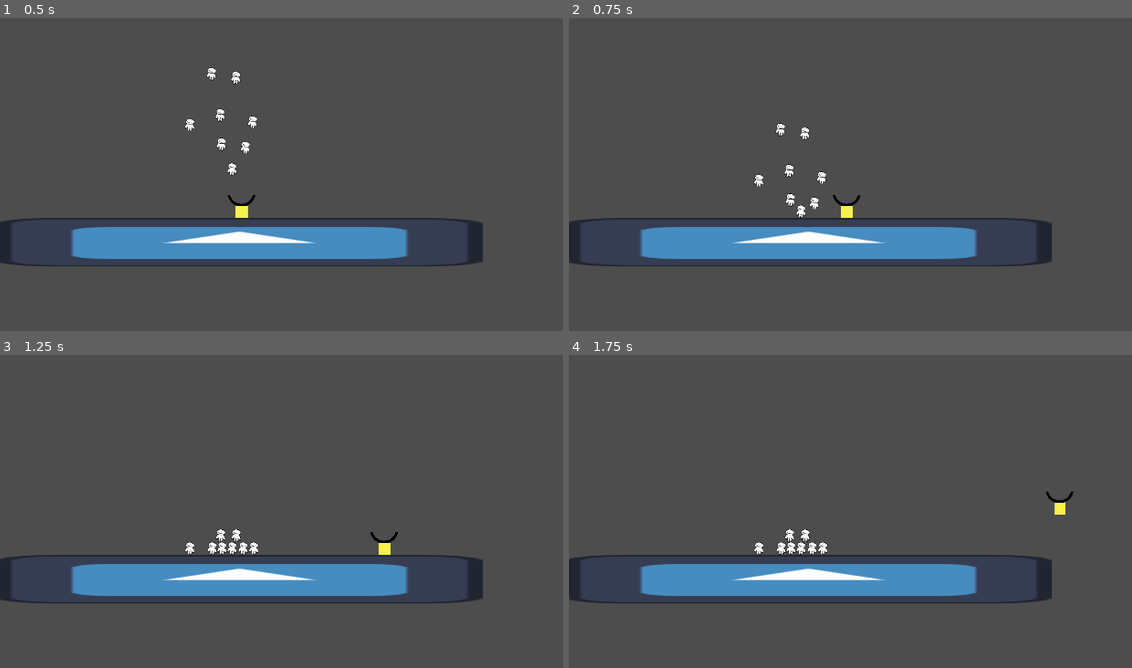
Above: before the commit, frames 1-4 (two rows, left to right).
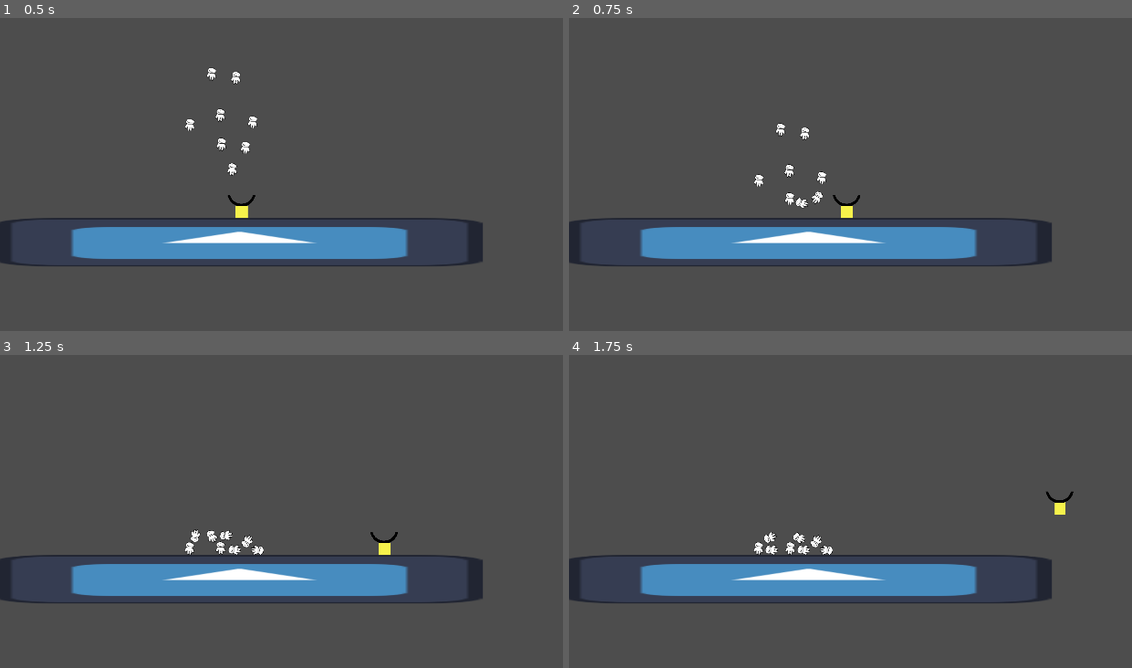
Above: after the commit, the same moments.

Repository: ValorZard/RainyPlatformer
Game: Godot game, scene res://Scenes/testPhysics.tscn
The game is run twice, just before and just after one commit, with the same random seed, the same clock (stepped at 60 frames per second) and the same inputs. This scene is started directly instead of the project's main scene. The engine's default icon, where the game draws it, is replaced by a stand-in: a white triangle on a blue panel in a dark square.
Inputs:
- Up to frame 1 (0.5 s): no input
- Up to frame 2 (0.75 s): hold Right (ui_right) from 0.53 s (still down)
- Up to frame 3 (1.25 s): keep holding Right (ui_right); tap Space (jump) at 0.77 s
- Up to frame 4 (1.75 s): keep holding Right (ui_right); tap Space (jump) at 1.52 s

Frame 1 is identical in both runs. In frame 2, 0.2% of the frame differs, in the area x 38-46%, y 55-64%; in frame 3, 0.5%; in frame 4, 0.5%, in the area x 32-47%, y 55-64%.

Commit message:
added scoop collision

Diff:
--- a/Scenes/testPhysics.tscn
+++ b/Scenes/testPhysics.tscn
@@ -1,11 +1,18 @@
-[gd_scene load_steps=6 format=3 uid="uid://ct4wjes67om1"]
+[gd_scene load_steps=8 format=3 uid="uid://ct4wjes67om1"]
 
 [ext_resource type="PackedScene" uid="uid://di7p6wgg3v4fj" path="res://Platforms/TestPlatform.tscn" id="1_5885n"]
 [ext_resource type="PackedScene" uid="uid://cfpv8m0lwxvea" path="res://Actors/person.tscn" id="2_tqh3s"]
 [ext_resource type="PackedScene" uid="uid://cvboky6pqlyk0" path="res://Player/Player.tscn" id="4_2o081"]
 [ext_resource type="Texture2D" uid="uid://c3ryvuqs1rsum" path="res://Art/TestScoop.png" id="4_c4mpt"]
 
-[sub_resource type="ConcavePolygonShape2D" id="ConcavePolygonShape2D_dxhco"]
+[sub_resource type="RectangleShape2D" id="RectangleShape2D_p2tmt"]
+size = Vector2(30, 10)
+
+[sub_resource type="RectangleShape2D" id="RectangleShape2D_5t26f"]
+size = Vector2(30, 10)
+
+[sub_resource type="RectangleShape2D" id="RectangleShape2D_ruien"]
+size = Vector2(30, 10)
 
 [node name="TestScene" type="Node2D"]
 
@@ -46,4 +53,15 @@
 texture = ExtResource("4_c4mpt")
 
 [node name="CollisionShape2D" type="CollisionShape2D" parent="Player"]
-shape = SubResource("ConcavePolygonShape2D_dxhco")
+position = Vector2(-25, -30)
+rotation = 0.872665
+shape = SubResource("RectangleShape2D_p2tmt")
+
+[node name="CollisionShape2D2" type="CollisionShape2D" parent="Player"]
+position = Vector2(0, -20)
+shape = SubResource("RectangleShape2D_5t26f")
+
+[node name="CollisionShape2D3" type="CollisionShape2D" parent="Player"]
+position = Vector2(25, -30)
+rotation = -0.872665
+shape = SubResource("RectangleShape2D_ruien")
